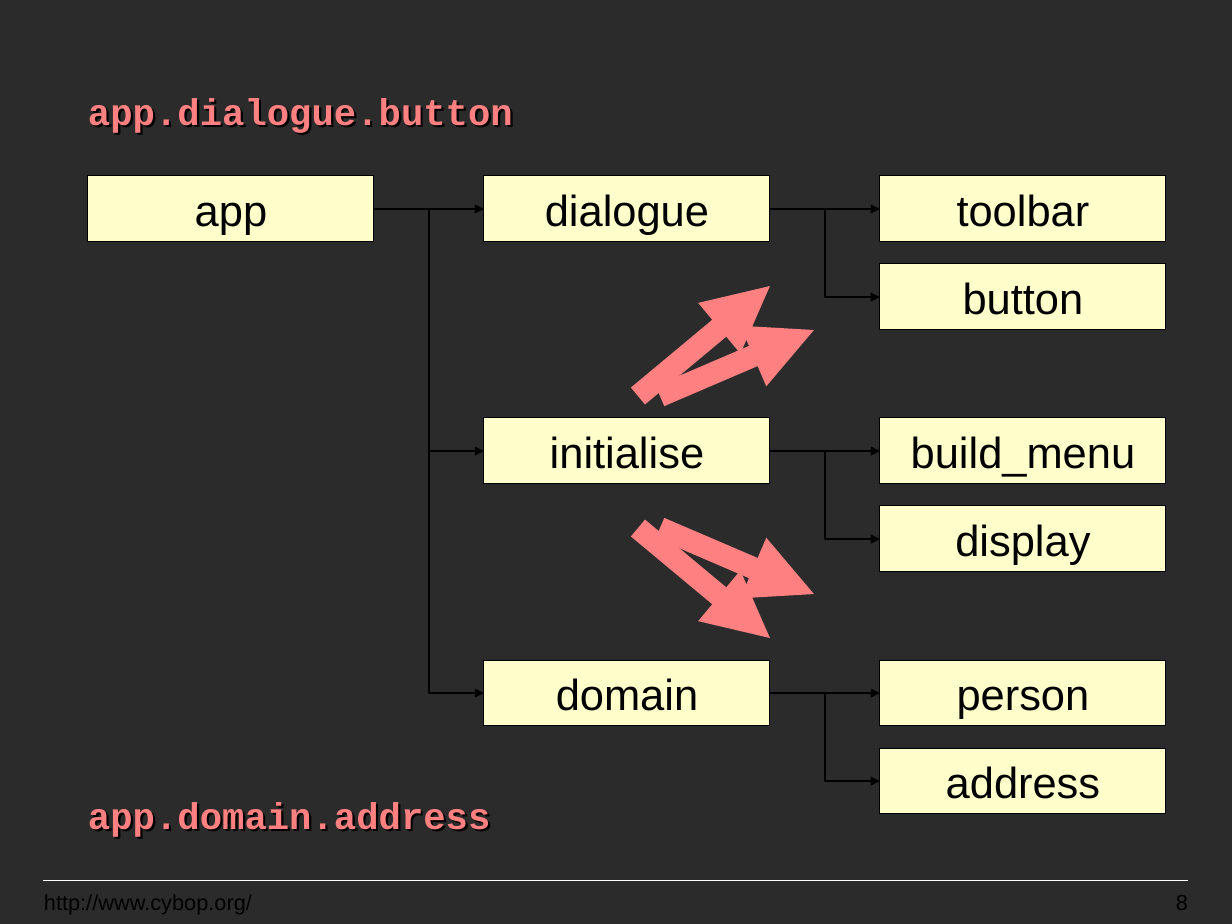
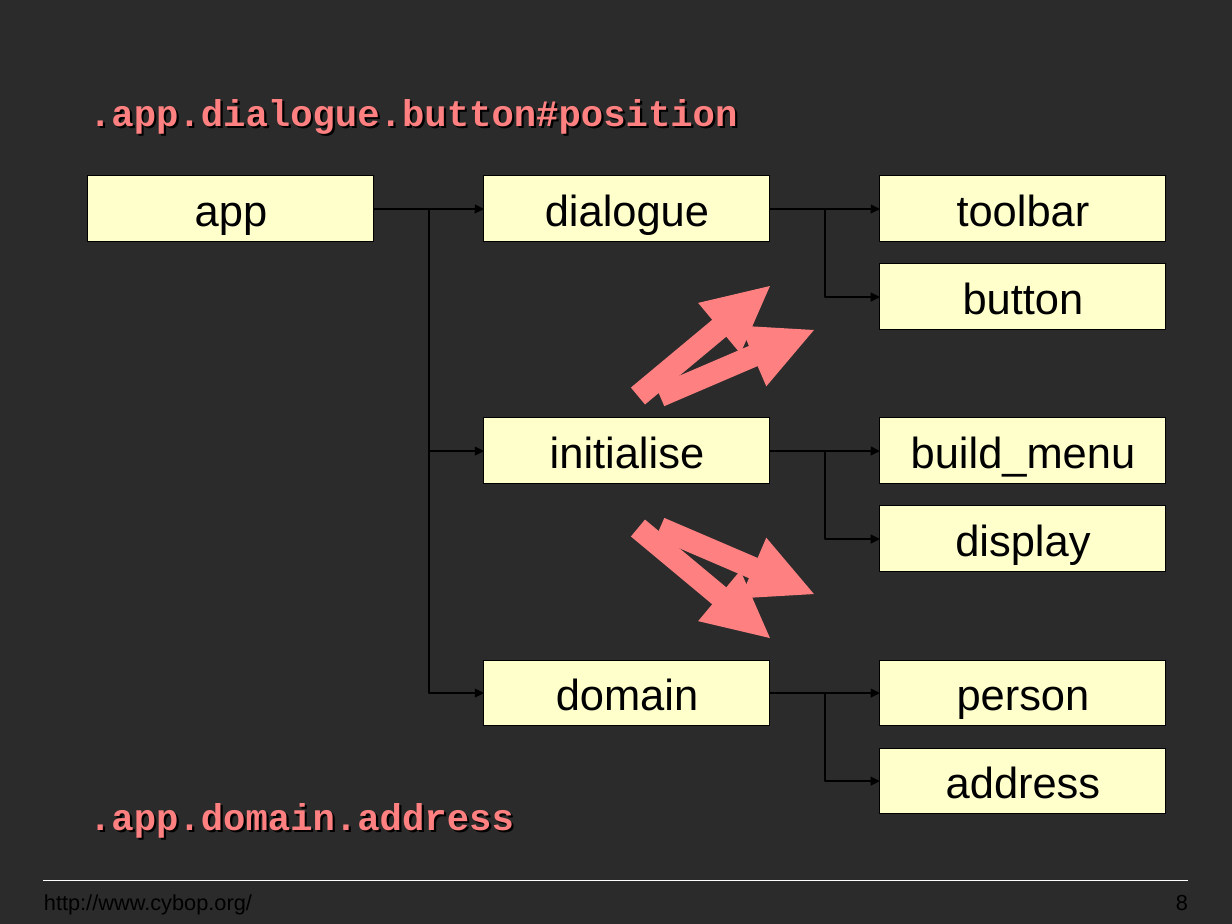
Before and after one commit to GitMirroring/cybop, a slide deck: slide 8 of doc/lightning_talk/cybop.odp. Drawn at 1232x924 pixels with LibreOffice and Linux fonts; fonts in the diff are those of the drawing; background and template pictures are left out; a plain dark background stands for a picture behind light text. Boxes give left, top, right and bottom in pixels: in the first picture for what was removed or moved away, otherwise in the second. Text is boxed around its words. In the diff, an @@ line names an element or a change of style, - is before the commit and + after.

```diff
--- a/doc/lightning_talk/cybop.odp
+++ b/doc/lightning_talk/cybop.odp
@@ text at bbox=[89, 99, 737, 135]: text changed @@
-app.dialogue.button
+.app.dialogue.button#position
@@ text at bbox=[89, 803, 514, 839]: text changed @@
-app.domain.address
+.app.domain.address
```
Also in this commit, not shown: 6 other slides changed, 4 other files.
